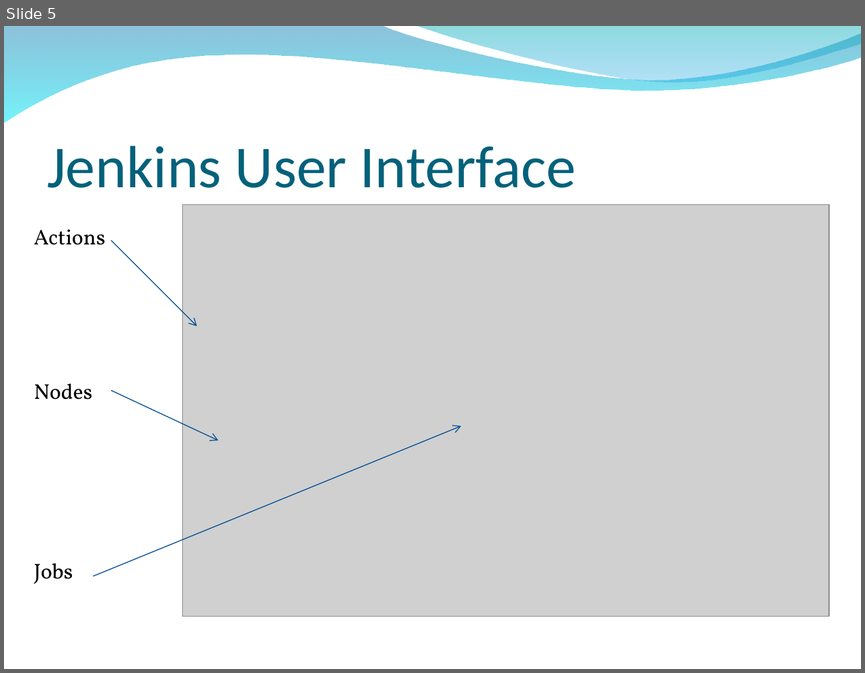
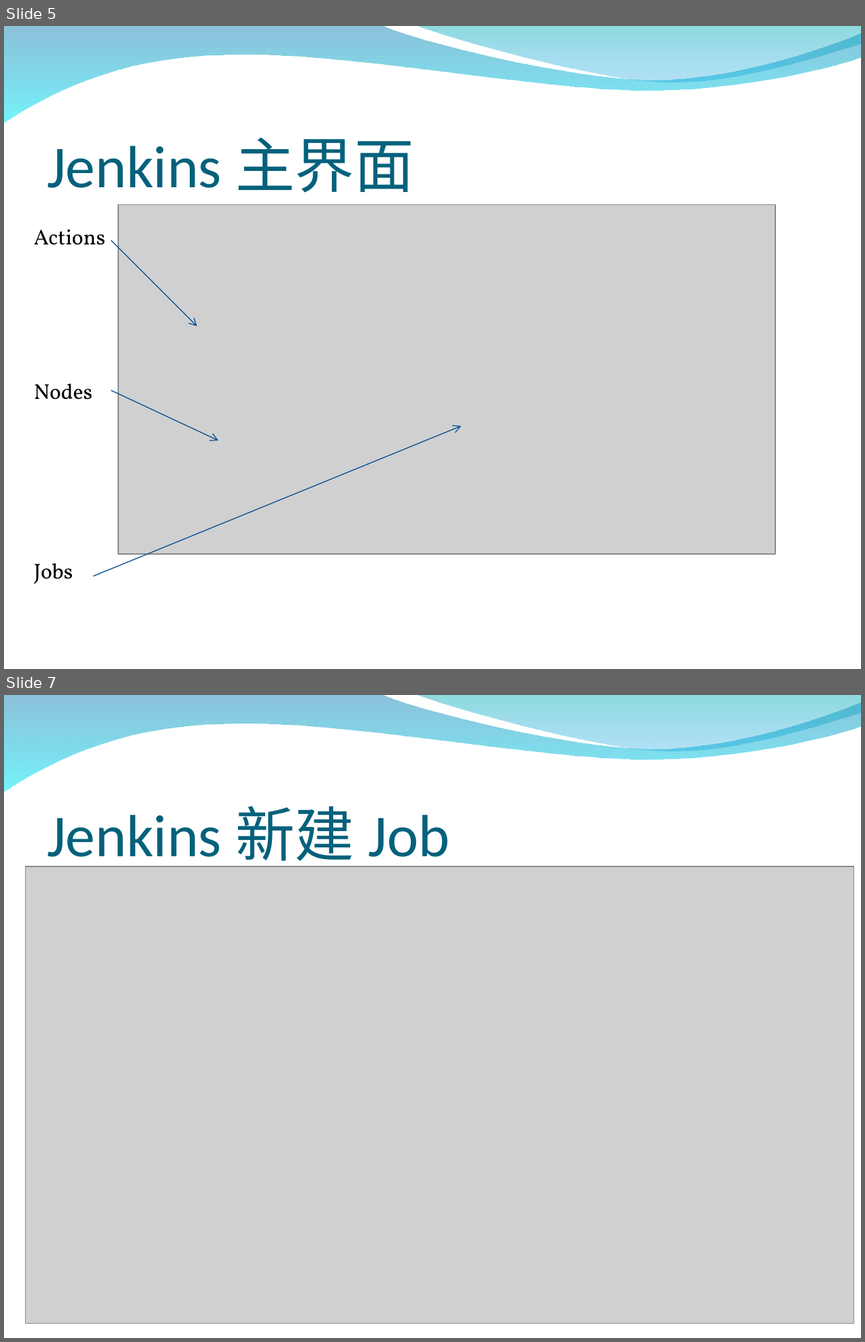
Before and after one commit to chenzhc/TestApp, a slide deck: Doc/jenkins/jenkins.ppt. Shown one above the other, each under a label of ours: slide 5 before the commit, slides 5 and 7 after it; the slides between them are not shown. The pictures are 865x673 and 865x1342 pixels, drawn with LibreOffice and Linux fonts; fonts in the diff are those of the drawing; grey boxes stand for pictures; background and template pictures are left out. Boxes give left, top, right and bottom in pixels: in the first picture for what was removed or moved away, otherwise in the second. Text is boxed around its words. In the diff, an @@ line names an element or a change of style, - is before the commit and + after.

```diff
--- a/Doc/jenkins/jenkins.ppt
+++ b/Doc/jenkins/jenkins.ppt
@@ slide 7 added at bbox=[4, 695, 861, 1338], background picture (left out); not listed: 2 template elements that a slide beside it also shows @@
@@ title added at bbox=[47, 806, 449, 871], 50 pt, text #04617B @@
+Jenkins 新建 Job
@@ picture added at bbox=[26, 866, 854, 1323] @@
@@ slide 5 changed as well @@
@@ title at bbox=[47, 138, 414, 193]: text changed @@
-Jenkins User Interface
+Jenkins 主界面
@@ picture: place and size @@
-picture at bbox=[182, 204, 828, 616]
+picture at bbox=[118, 204, 775, 554]
```
Also in this commit, not shown: 10 other slides added, 9 slides removed.
